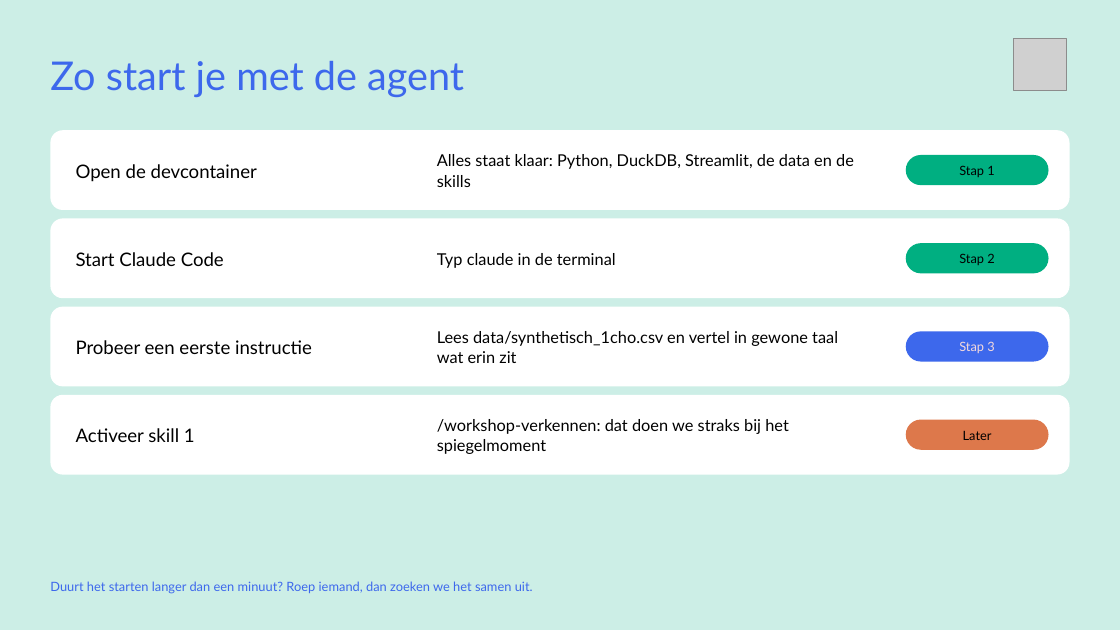
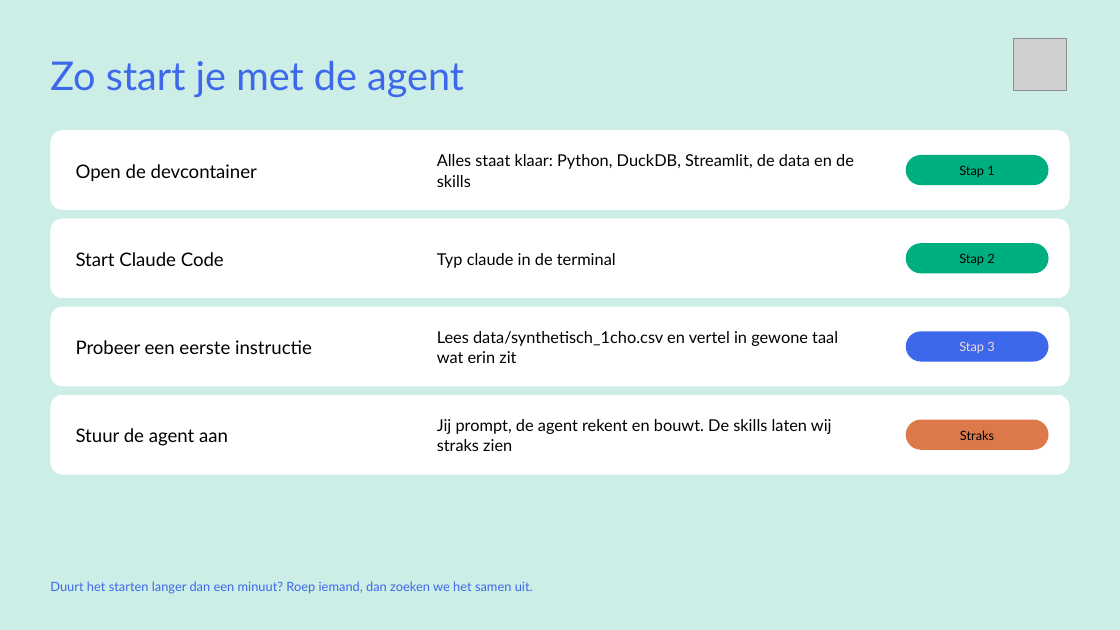
Before and after one commit to cedanl/clidev-presentaties, a slide deck: slide 10 of workshop-rad/exports/261005_workshop_rad_uitvoering.pptx. Drawn at 1120x630 pixels with LibreOffice and Linux fonts; fonts in the diff are those of the drawing; grey boxes stand for pictures. Boxes give left, top, right and bottom in pixels: in the first picture for what was removed or moved away, otherwise in the second. Text is boxed around its words. In the diff, an @@ line names an element or a change of style, - is before the commit and + after.

```diff
--- a/workshop-rad/exports/261005_workshop_rad_uitvoering.pptx
+++ b/workshop-rad/exports/261005_workshop_rad_uitvoering.pptx
@@ text at <box>437,419,832,451</box>: text changed @@
-/workshop-verkennen: dat doen we straks bij het spiegelmoment
+Jij prompt, de agent rekent en bouwt. De skills laten wij straks zien
@@ text at <box>76,428,228,446</box>: text changed @@
-Activeer skill 1
+Stuur de agent aan
@@ text at <box>960,430,994,440</box>: text changed @@
-Later
+Straks
```
Also in this commit, not shown: 4 other slides changed, 1 slide added, 1 slide removed, 4 other files.
